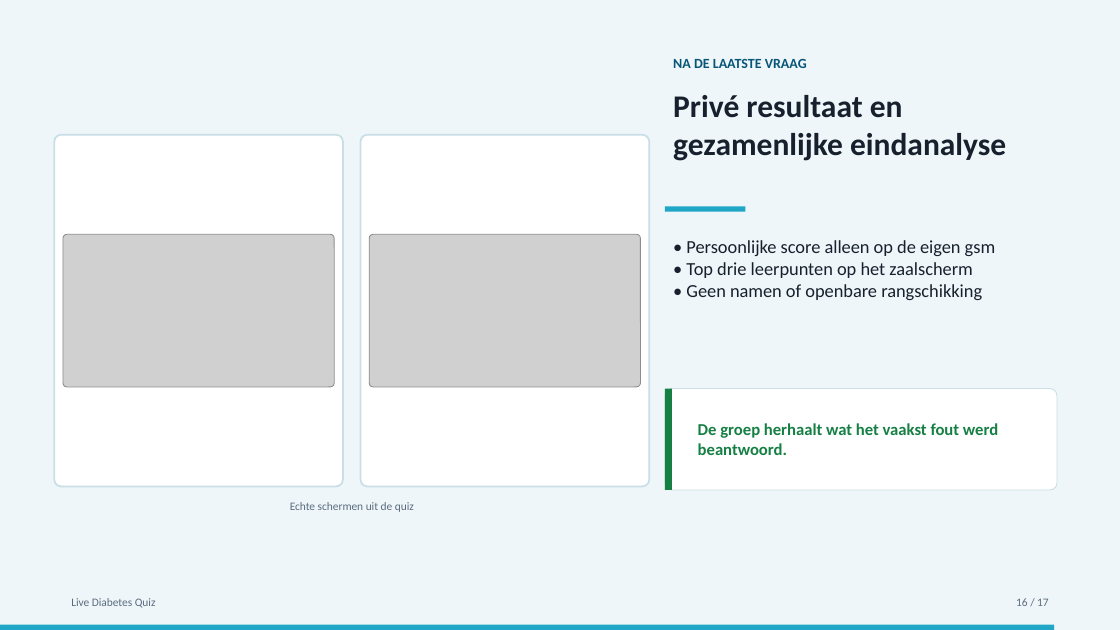
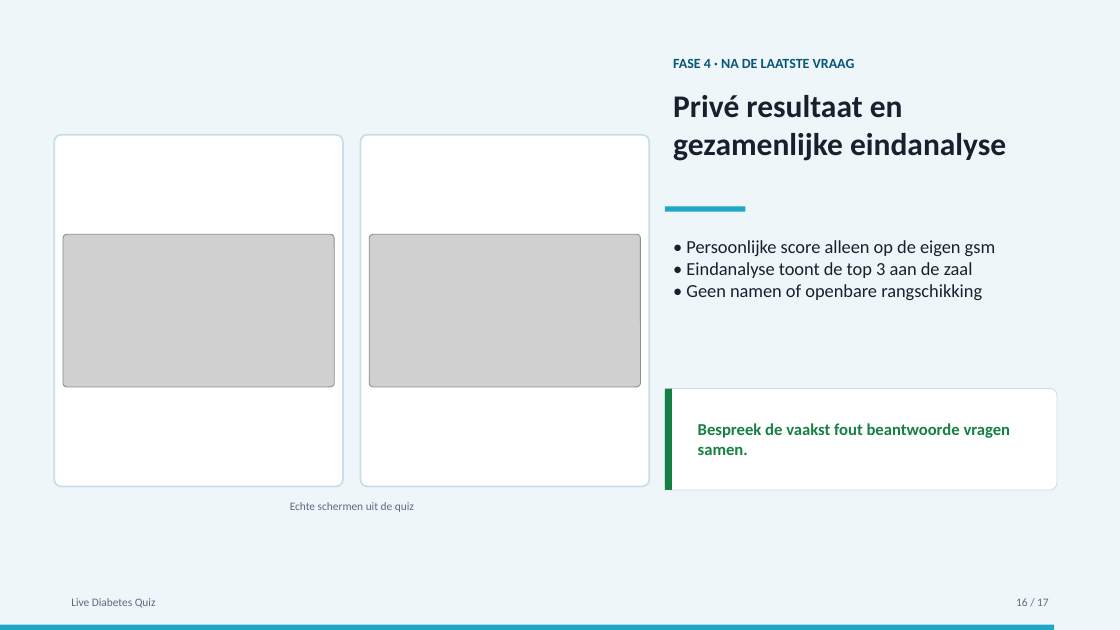
Before and after one commit to Fredje4711/live-diabetes-quiz, a slide deck: slide 16 of video-handleiding/Live-Diabetes-Quiz-storyboard.pptx. Drawn at 1120x630 pixels with LibreOffice and Linux fonts; fonts in the diff are those of the drawing; grey boxes stand for pictures. Boxes give left, top, right and bottom in pixels: in the first picture for what was removed or moved away, otherwise in the second. Text is boxed around its words. In the diff, an @@ line names an element or a change of style, - is before the commit and + after.

```diff
--- a/video-handleiding/Live-Diabetes-Quiz-storyboard.pptx
+++ b/video-handleiding/Live-Diabetes-Quiz-storyboard.pptx
@@ text at bbox=[673, 59, 855, 68]: text changed @@
-NA DE LAATSTE VRAAG
+FASE 4 · NA DE LAATSTE VRAAG
@@ text at bbox=[686, 262, 973, 278]: text changed @@
-• Top drie leerpunten op het zaalscherm
+• Eindanalyse toont de top 3 aan de zaal
@@ text at bbox=[698, 423, 1011, 455]: text changed @@
-De groep herhaalt wat het vaakst fout werd beantwoord.
+Bespreek de vaakst fout beantwoorde vragen samen.
```
Also in this commit, not shown: 16 other slides changed, 2 other files.
